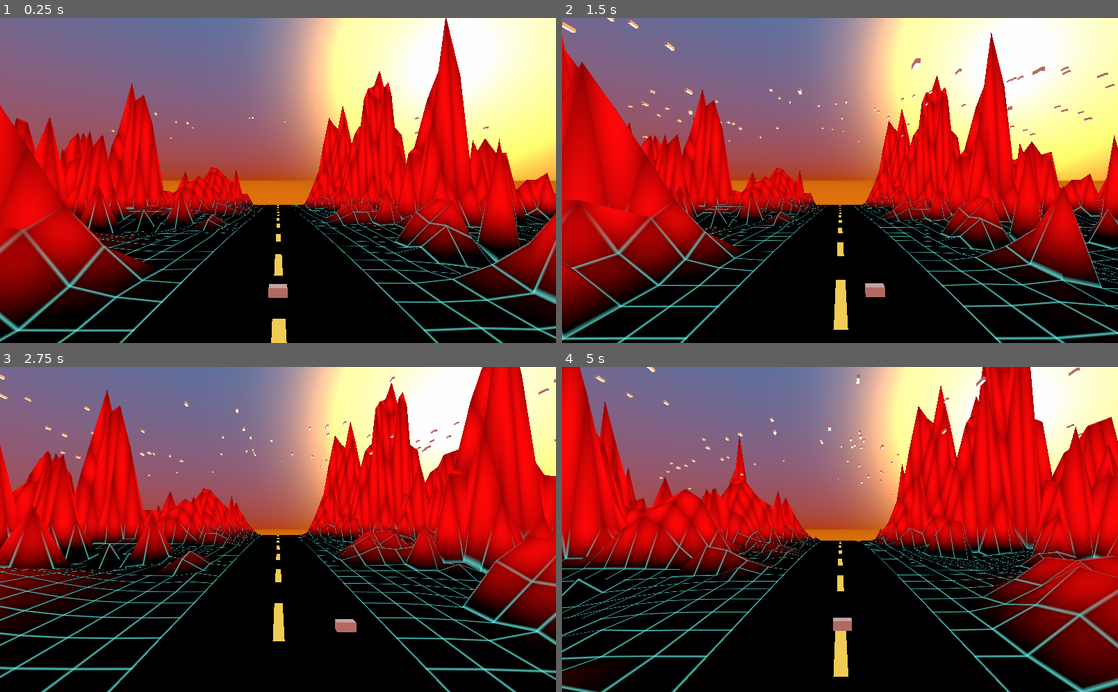
Above: before the commit, frames 1-4 (two rows, left to right).
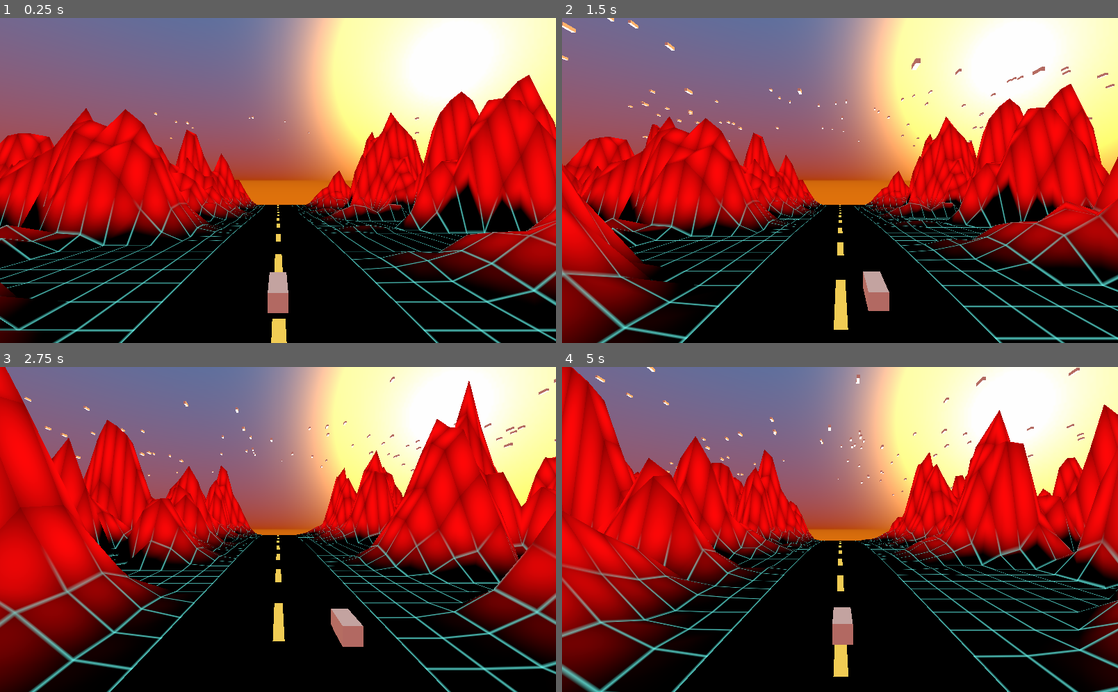
Above: after the commit, the same moments.

Repository: ilyaev/godot-synthwave-rider
Game: Godot game, scene res://World.tscn
The game is run twice, just before and just after one commit, with the same random seed, the same clock (stepped at 60 frames per second) and the same inputs.
Inputs:
- Up to frame 1 (0.25 s): no input
- Up to frame 2 (1.5 s): hold Right (ui_right) 0.53-1.28 s; hold Down (ui_down) from 1.28 s (still down)
- Up to frame 3 (2.75 s): release Down (ui_down) at 2.03 s; hold Right (ui_right) from 2.03 s (still down)
- Up to frame 4 (5 s): release Right (ui_right) at 2.78 s; hold Up (ui_up) 2.78-3.53 s; hold Left (ui_left) from 3.53 s (still down)

The runs differ from the first frame. In frame 1, 34% of the frame differs, in the area x 0-100%, y 0-100%; in frame 2, 35%; in frame 3, 38%; in frame 4, 38%.

Commit message:
fix: better noise function for mountains generator

Diff:
--- a/World.tscn
+++ b/World.tscn
@@ -46,7 +46,7 @@
 draw_pass_1 = SubResource( 2 )
 
 [node name="Ship" type="MeshInstance" parent="."]
-transform = Transform( 0.2, 0, 0, 0, 0.1, 0, 0, 0, 0.1, 0, 0, 17 )
+transform = Transform( 0.2, 0, 0, 0, 0.2, 0, 0, 0, 0.5, 0, 0, 17 )
 mesh = SubResource( 3 )
 material/0 = SubResource( 4 )
 script = ExtResource( 2 )
--- a/components/wave/SynthWave.shader
+++ b/components/wave/SynthWave.shader
@@ -1,9 +1,9 @@
 shader_type spatial;
 render_mode unshaded;
 
-uniform float pos;
+uniform float pos : hint_range(0, 100);
 uniform vec2 size;
-uniform sampler2D noise;
+// uniform sampler2D noise;
 uniform sampler2D noise_major;
 uniform sampler2D road;
 uniform vec4 grid_color : hint_color;
@@ -14,27 +14,61 @@
 uniform vec4 road_color : hint_color;
 uniform float waveYdistortion : hint_range(0, 100);
 uniform float waveXdistortion : hint_range(0, 100);
+uniform float mountain_sharpness : hint_range(0.2, 8.) = 1.;
+uniform float mountain_height: hint_range(20, 600) = 85;
+uniform float mountain_density : hint_range(0.001, 1.) = 0.55;
+uniform vec3 mountain_seed = vec3(223.32, 5677., 4332.23);
 
-float N21(vec2 p) {
-    return fract(sin(p.x*223.32+p.y*5677.)*4332.23);
+const mat2 m = mat2(vec2( 1.6,  1.2), vec2(-1.2,  1.6 ));
+
+vec2 hash( vec2 p ) {
+    p = vec2(dot(p,vec2(127.1,311.7)), dot(p,vec2(269.5,183.3)));
+    return -1.0 + 2.0*fract(sin(p)*43758.5453123);
+}
+
+float noise( in vec2 p ) {
+    const float K1 = 0.366025404; // (sqrt(3)-1)/2;
+    const float K2 = 0.211324865; // (3-sqrt(3))/6;
+    vec2 i = floor(p + (p.x+p.y)*K1);
+    vec2 a = p - i + (i.x+i.y)*K2;
+    vec2 o = (a.x>a.y) ? vec2(1.0,0.0) : vec2(0.0,1.0); //vec2 of = 0.5 + 0.5*vec2(sign(a.x-a.y), sign(a.y-a.x));
+    vec2 b = a - o + K2;
+    vec2 c = a - 1.0 + 2.0*K2;
+    vec3 h = max(0.5-vec3(dot(a,a), dot(b,b), dot(c,c) ), 0.0 );
+    vec3 n = h*h*h*h*vec3( dot(a,hash(i+0.0)), dot(b,hash(i+o)), dot(c,hash(i+1.0)));
+    return dot(n, vec3(70.0));
+}
+
+float fbm(vec2 n) {
+    float total = 0.0, amplitude = 0.03;
+    for (int i = 0; i < 3; i++) {
+        total += noise(n) * amplitude;
+        n = m * n;
+        amplitude *= 0.4;
+    }
+    return total;
 }
 
 void vertex() {
     float t = pos * ((size - vec2(1., 1.))/size).y;
     float h = 0.0;
 
-    // h += 1.7 * sin(VERTEX.z - t) + fract((VERTEX.z - t) / 12.);
+    h += 1.7 * sin(VERTEX.z - t) + fract((VERTEX.z - t) / 12.);
     h += cos(VERTEX.x / 6. + (size.x / 2.)) * sin((VERTEX.z - t) / 3.);
 
-    float maxH = 85.;
+    float maxH = mountain_height;
     // maxH *= sin(TIME/2. + VERTEX.x*13.);
 
-    h += max(0., texture(noise, (UV + vec2(0, t))).r * maxH - (maxH * .55));
-    h += max(0., texture(noise_major, (UV + vec2(0, t))).r * maxH - (maxH * .55));
+    // h += max(0., texture(noise, (UV + vec2(.3, t))).r * maxH - (maxH * .55));
+    // h += max(0., texture(noise_major, (UV + vec2(0, t))).r * maxH - (maxH * .58));
+
+    // h += Noise((UV - vec2(1.3, pos/size.y)) * mountain_sharpness, 4) * maxH - (maxH * mountain_density);
+    h -= (fbm((UV - vec2(1.3, pos/size.y)) * mountain_sharpness) * maxH - (maxH * mountain_density));
+    // h = fbm((UV - vec2(1.3, pos/size.y)) * mountain_sharpness) * maxH - (maxH * mountain_density);
 
     h *= texture(road, UV).r;
 
-    VERTEX.y += h;// max(h, 0.);
+    VERTEX.y += max(h, 0.);
 
     vec2 distortion = vec2(0.);
 
@@ -43,7 +77,7 @@
     }
 
     if (waveXdistortion != 0.) {
-        distortion.x = sin((VERTEX.z - pos) / waveXdistortion);
+        distortion.x = sin((VERTEX.z - t) / waveXdistortion);
     }
 
     VERTEX.xy += distortion;
--- a/components/wave/Wave.tscn
+++ b/components/wave/Wave.tscn
@@ -8,39 +8,28 @@
 subdivide_width = 60
 subdivide_depth = 40
 
-[sub_resource type="OpenSimplexNoise" id=2]
-seed = 6
-period = 86.0
-lacunarity = 3.85
-
-[sub_resource type="NoiseTexture" id=3]
-width = 1024
-height = 1024
-seamless = true
-noise = SubResource( 2 )
-
-[sub_resource type="OpenSimplexNoise" id=4]
+[sub_resource type="OpenSimplexNoise" id=5]
 seed = 17
 octaves = 4
 period = 71.3
 persistence = 0.776
 lacunarity = 2.03
 
-[sub_resource type="NoiseTexture" id=5]
+[sub_resource type="NoiseTexture" id=6]
 width = 128
 height = 128
 seamless = true
-noise = SubResource( 4 )
+noise = SubResource( 5 )
 
-[sub_resource type="Curve" id=6]
+[sub_resource type="Curve" id=7]
 _data = [ Vector2( 0.350877, 1 ), 0.0, -13.8649, 0, 0, Vector2( 0.459064, 0 ), 0.0, 0.0, 0, 0, Vector2( 0.546784, 0 ), -0.035826, -0.035826, 0, 0, Vector2( 0.672515, 0.986487 ), 13.6723, 0.0, 0, 0 ]
 
-[sub_resource type="CurveTexture" id=7]
-curve = SubResource( 6 )
+[sub_resource type="CurveTexture" id=8]
+curve = SubResource( 7 )
 
-[sub_resource type="ShaderMaterial" id=8]
+[sub_resource type="ShaderMaterial" id=2]
 shader = ExtResource( 1 )
-shader_param/pos = 1.0
+shader_param/pos = 46.237
 shader_param/size = Vector2( 61, 41 )
 shader_param/grid_color = Color( 0.329412, 0.784314, 0.752941, 1 )
 shader_param/grid_width = 0.5
@@ -50,11 +39,14 @@
 shader_param/road_color = Color( 0.94902, 0.803922, 0.333333, 1 )
 shader_param/waveYdistortion = 0.0
 shader_param/waveXdistortion = 0.0
-shader_param/noise = SubResource( 3 )
-shader_param/noise_major = SubResource( 5 )
-shader_param/road = SubResource( 7 )
+shader_param/mountain_sharpness = 5.274
+shader_param/mountain_height = 412.259
+shader_param/mountain_density = 0.001
+shader_param/mountain_seed = Vector3( 223.32, 5677, 4331.24 )
+shader_param/noise_major = SubResource( 6 )
+shader_param/road = SubResource( 8 )
 
 [node name="MeshInstance" type="MeshInstance"]
 mesh = SubResource( 1 )
-material/0 = SubResource( 8 )
+material/0 = SubResource( 2 )
 script = ExtResource( 2 )
--- /dev/null
+++ b/components/wave/common.shader
@@ -0,0 +1,44 @@
+float N21(vec2 p) {
+    return fract(sin(p.x*mountain_seed.x+p.y*mountain_seed.y)*mountain_seed.z);
+}
+
+float SmoothNoise(vec2 uv) {
+    vec2 lv = smoothstep(0., 1., fract(uv));
+    vec2 id = floor(uv);
+
+    float bl = N21(id);
+    float br = N21(id + vec2(1.,0.));
+    float b = mix(bl, br, lv.x);
+
+    float tl = N21(id + vec2(0.,1.));
+    float tr = N21(id + vec2(1.,1.));
+    float t = mix(tl, tr, lv.x);
+
+    float n = mix(b, t, lv.y);
+    return n;
+}
+
+float Noise(vec2 uv, int level) {
+    float n = 0.;
+    float d = 1.;
+    if (level > 0) {
+        n += SmoothNoise(uv * 4.);
+    }
+    if (level > 1) {
+        n += SmoothNoise(uv * 8.) * .5;
+        d += .5;
+    }
+    if (level > 2) {
+        n += SmoothNoise(uv * 16.) * .25;
+        d += .25;
+    }
+    if (level > 3) {
+        n += SmoothNoise(uv * 32.) * .125;
+        d += .125;
+    }
+    if (level > 4) {
+        n += SmoothNoise(uv * 64.) * .025;
+        d += .0625;
+    }
+    return n / d;
+}
Not shown: 1 places in components/wave/Wave.tscn that only renumber resources
